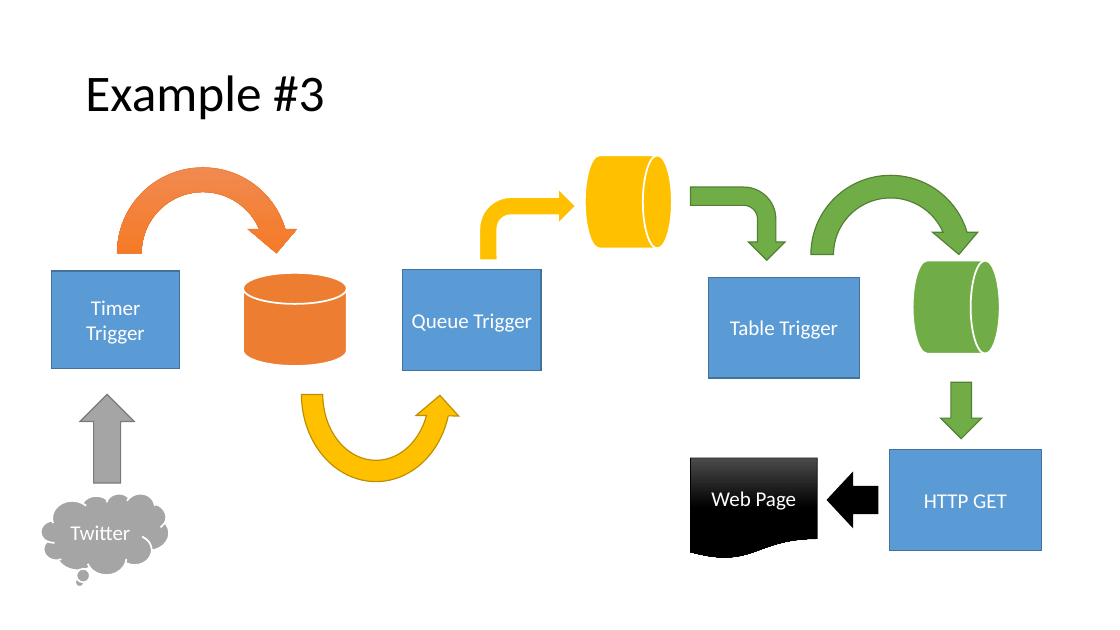
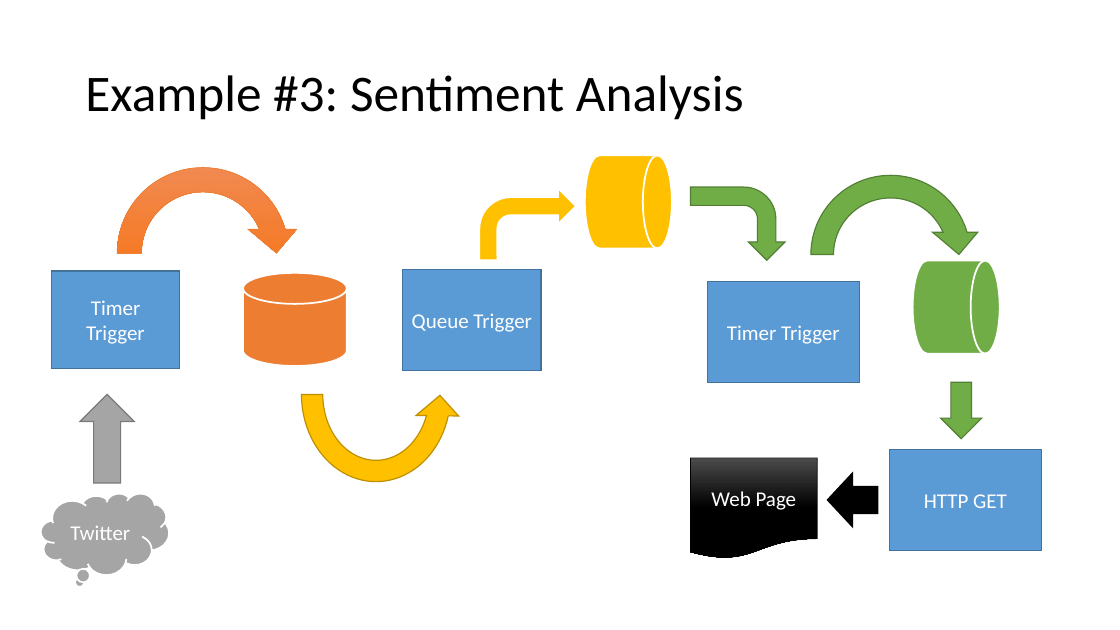
Before and after one commit to jamessdixon/Trinug.MainMeeting.March2017, a slide deck: slide 17 of Presentation/AzureFunctions.pptx. Drawn at 1120x630 pixels with LibreOffice and Linux fonts; fonts in the diff are those of the drawing. Boxes give left, top, right and bottom in pixels: in the first picture for what was removed or moved away, otherwise in the second. Text is boxed around its words. In the diff, an @@ line names an element or a change of style, - is before the commit and + after.

```diff
--- a/Presentation/AzureFunctions.pptx
+++ b/Presentation/AzureFunctions.pptx
@@ title at (85, 75, 744, 120): text changed @@
-Example #3
+Example #3: Sentiment Analysis
@@ rectangle "Timer Trigger": place and size @@
-rectangle "Timer Trigger" at (708, 277, 860, 378)
+rectangle "Timer Trigger" at (707, 281, 860, 382)
@@ text in rectangle at (727, 325, 840, 344): text changed @@
-Table Trigger
+Timer Trigger
```
Also in this commit, not shown: 7 other slides changed, 5 other files.
